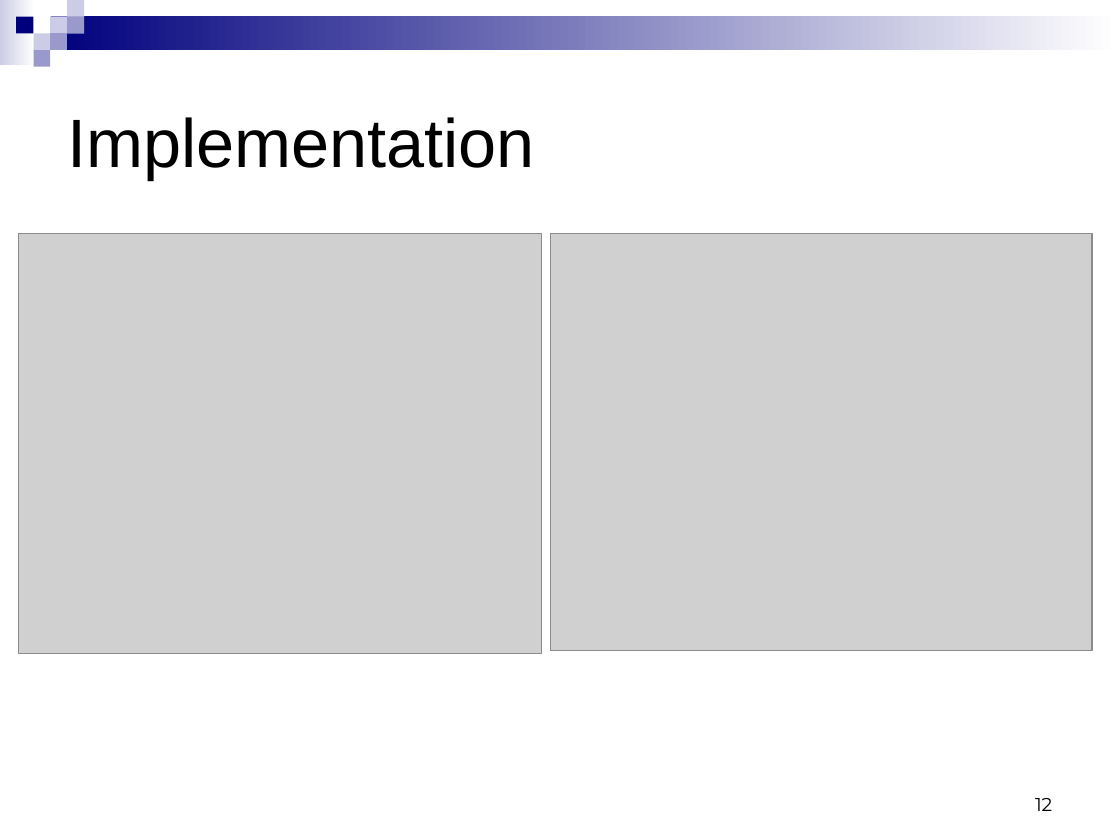
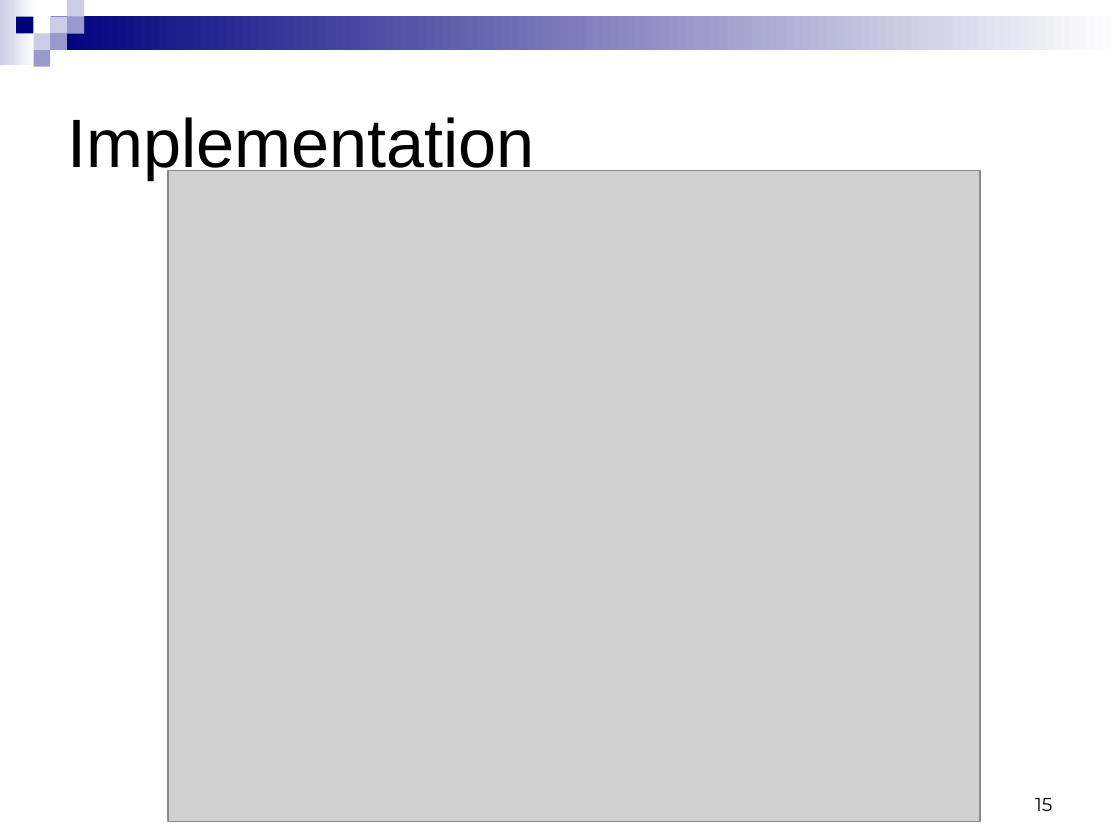
Before and after one commit to mohanraj-r/tabfour, a slide deck: slide 15 of Tab4/doc/544 Phase 3 presentation.ppt (slide 12 before the commit). Drawn at 1120x840 pixels with LibreOffice and Linux fonts; fonts in the diff are those of the drawing; grey boxes stand for pictures. Boxes give left, top, right and bottom in pixels: in the first picture for what was removed or moved away, otherwise in the second. Text is boxed around its words. In the diff, an @@ line names an element or a change of style, - is before the commit and + after.

```diff
--- a/Tab4/doc/544 Phase 3 presentation.ppt
+++ b/Tab4/doc/544 Phase 3 presentation.ppt
@@ picture resized from (x1=18, y1=234, x2=541, y2=654) to (x1=168, y1=170, x2=980, y2=821) @@
@@ picture removed at (x1=551, y1=233, x2=1092, y2=650) @@
@@ page number at (x1=1035, y1=798, x2=1052, y2=811): text changed @@
-12
+15
```
Also in this commit, not shown: 4 slides added.
